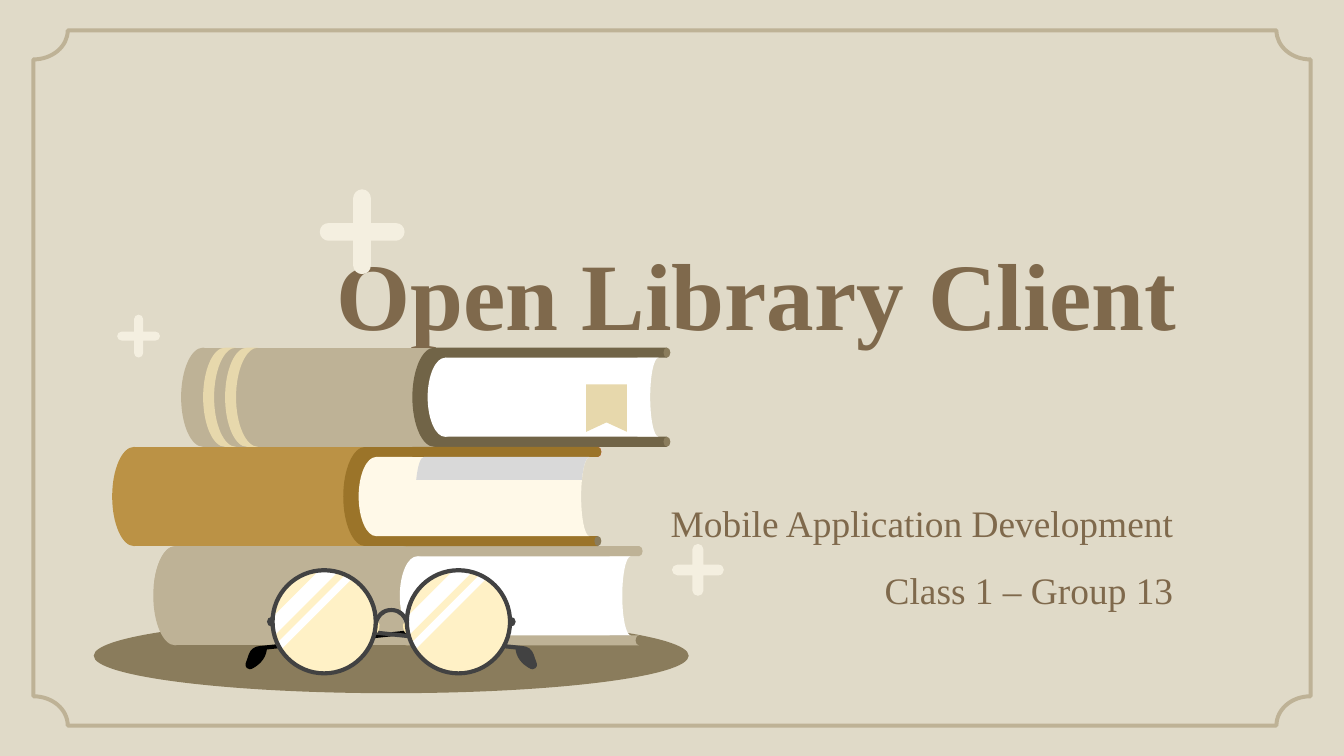
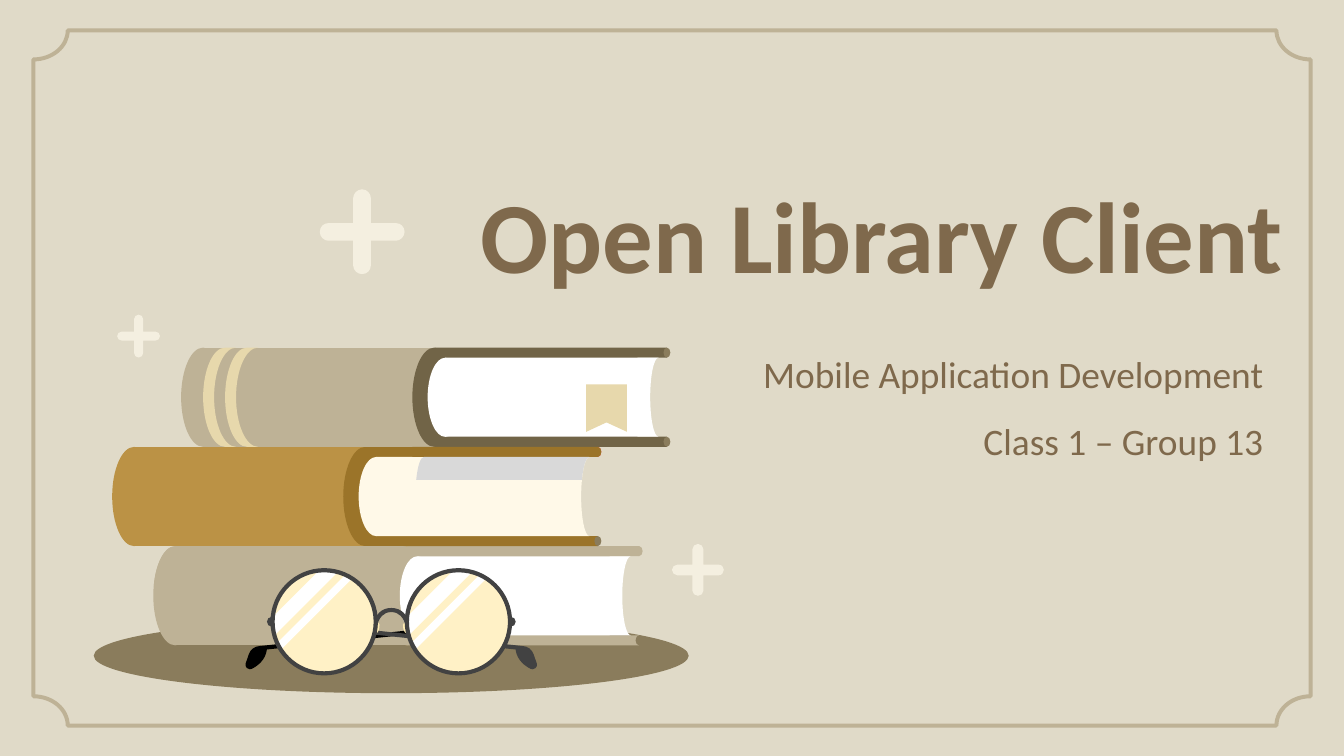
Before and after one commit to nguyenthanhnam2901/Librarymobile, a slide deck: slide 1 of Library.pptx. Drawn at 1344x756 pixels with LibreOffice and Linux fonts; fonts in the diff are those of the drawing; background and template pictures are left out. Boxes give left, top, right and bottom in pixels: in the first picture for what was removed or moved away, otherwise in the second. Text is boxed around its words. In the diff, an @@ line names an element or a change of style, - is before the commit and + after.

```diff
--- a/Library.pptx
+++ b/Library.pptx
@@ title "Open Library Client": place and size @@
-title "Open Library Client" at (336,264,1176,348)
+title "Open Library Client" at (480,202,1283,289)
@@ title "Open Library Client" at (480,202,1283,289): size 51 to 54 pt, font Times New Roman to Calibri @@
@@ subtitle "Mobile Application Development": place and size @@
-subtitle "Mobile Application Development" at (671,511,1173,611)
+subtitle "Mobile Application Development" at (763,362,1263,461)
@@ subtitle "Mobile Application Development" at (763,362,1263,461): font Times New Roman to Calibri @@
```
Also in this commit, not shown: 14 other slides changed, 6 slides added, 2 slides removed.
